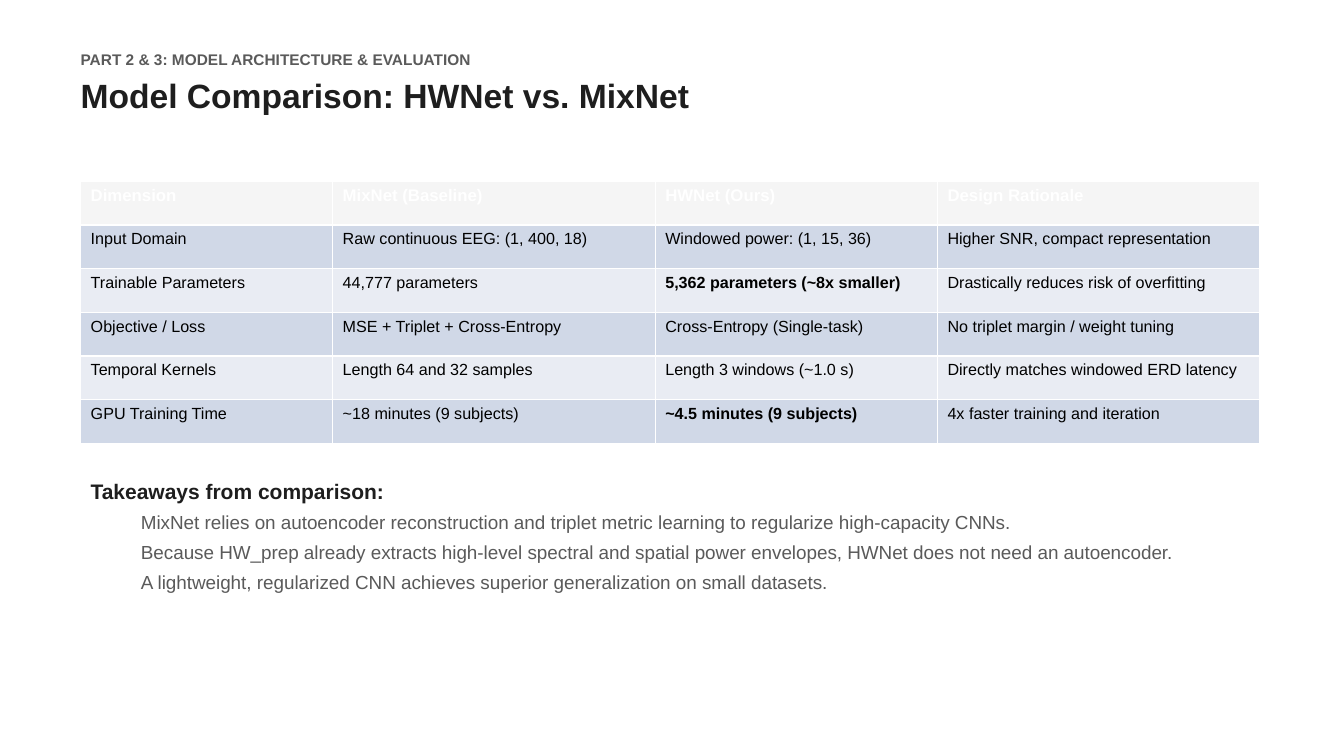
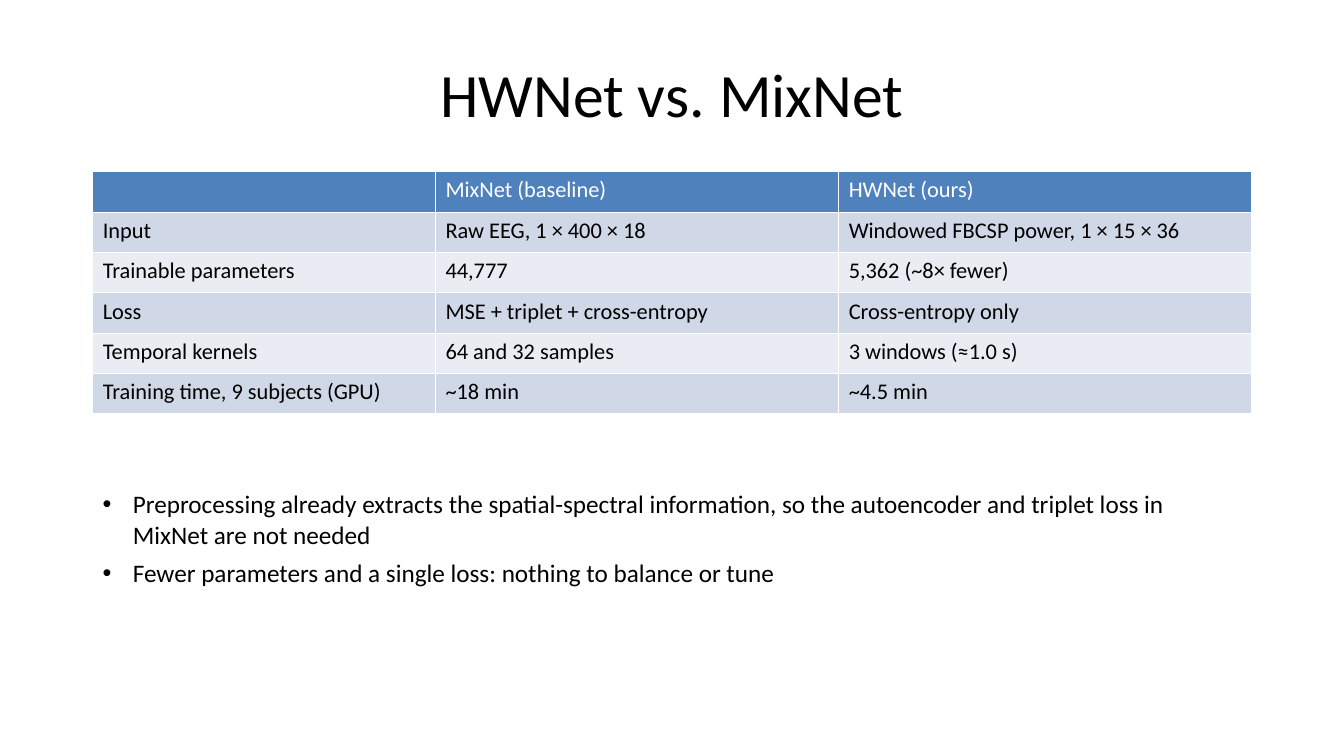
Before and after one commit to pratch/frontier-hw-bci, a slide deck: slide 4 of docs/HWNet_Presentation.pptx. Drawn at 1344x756 pixels with LibreOffice and Linux fonts; fonts in the diff are those of the drawing. Boxes give left, top, right and bottom in pixels: in the first picture for what was removed or moved away, otherwise in the second. Text is boxed around its words. In the diff, an @@ line names an element or a change of style, - is before the commit and + after.

```diff
--- a/docs/HWNet_Presentation.pptx
+++ b/docs/HWNet_Presentation.pptx
@@ title "HWNet vs. MixNet" at (x1=440, y1=74, x2=903, y2=118): vertical alignment top to middle @@
@@ title at (x1=440, y1=74, x2=903, y2=118): text changed; size 11 to 44 pt; font Arial to Calibri; text colour #5A5A5A to #000000; bold off @@
-PART 2 & 3: MODEL ARCHITECTURE & EVALUATION
-Model Comparison: HWNet vs. MixNet
+HWNet vs. MixNet
@@ table at (x1=93, y1=171, x2=1252, y2=413) @@
-column 1: Dimension | Input Domain | Trainable Parameters | Objective / Loss | Temporal Kernels | GPU Training Time
-column 2: MixNet (Baseline) | Raw continuous EEG: (1, 400, 18) | 44,777 parameters | MSE + Triplet + Cross-Entropy | Length 64 and 32 samples | ~18 minutes (9 subjects)
-column 3: HWNet (Ours) | Windowed power: (1, 15, 36) | 5,362 parameters (~8x smaller) | Cross-Entropy (Single-task) | Length 3 windows (~1.0 s) | ~4.5 minutes (9 subjects)
-column 4: Design Rationale | Higher SNR, compact representation | Drastically reduces risk of overfitting | No triplet margin / weight tuning | Directly matches windowed ERD latency | 4x faster training and iteration
+column 1:  | Input | Trainable parameters | Loss | Temporal kernels | Training time, 9 subjects (GPU)
+column 2: MixNet (baseline) | Raw EEG, 1 × 400 × 18 | 44,777 | MSE + triplet + cross-entropy | 64 and 32 samples | ~18 min
+column 3: HWNet (ours) | Windowed FBCSP power, 1 × 15 × 36 | 5,362 (~8× fewer) | Cross-entropy only | 3 windows (≈1.0 s) | ~4.5 min
@@ table resized from (x1=81, y1=181, x2=1260, y2=444) to (x1=93, y1=171, x2=1252, y2=413) @@
@@ text at (x1=133, y1=495, x2=1163, y2=587): text changed; size 13.5 to 18 pt; font Arial to Calibri; text colour #5A5A5A to #000000 @@
-Takeaways from comparison:
-  MixNet relies on autoencoder reconstruction and triplet metric learning to regularize high-capacity CNNs.
-  Because HW_prep already extracts high-level spectral and spatial power envelopes, HWNet does not need an autoencoder.
-  A lightweight, regularized CNN achieves superior generalization on small datasets.
+• Preprocessing already extracts the spatial-spectral information, so the autoencoder and triplet loss in MixNet are not needed
+• Fewer parameters and a single loss: nothing to balance or tune
```
Also in this commit, not shown: 3 other slides changed, 3 slides added, 3 slides removed, 4 other files.
